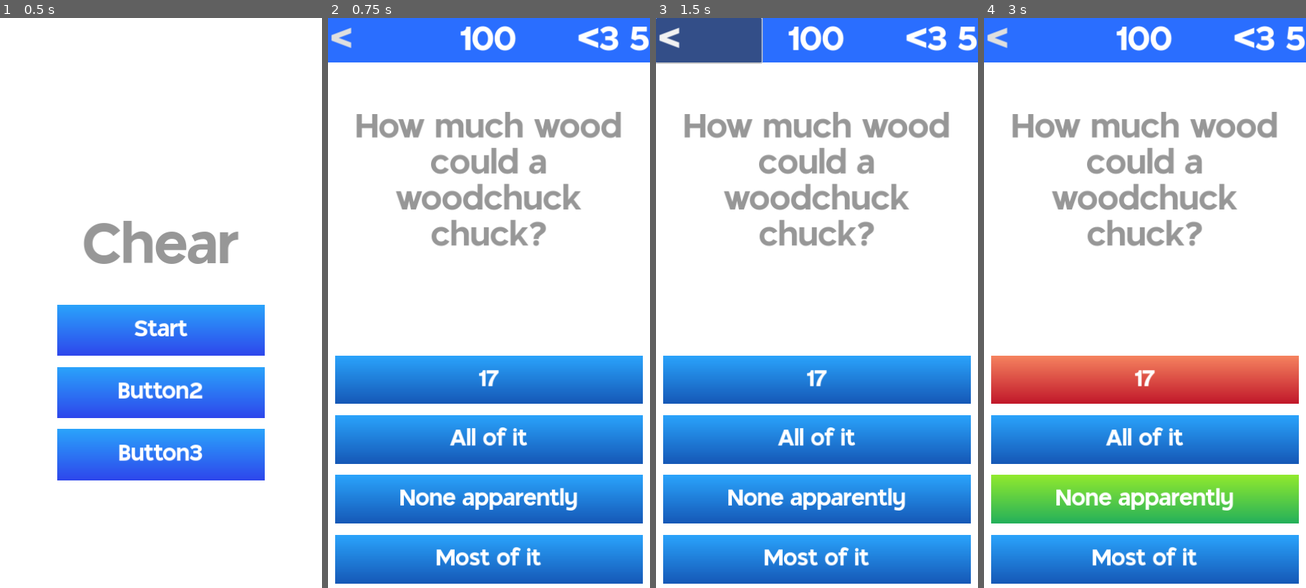
Above: before the commit, frames 1-4 (left to right).
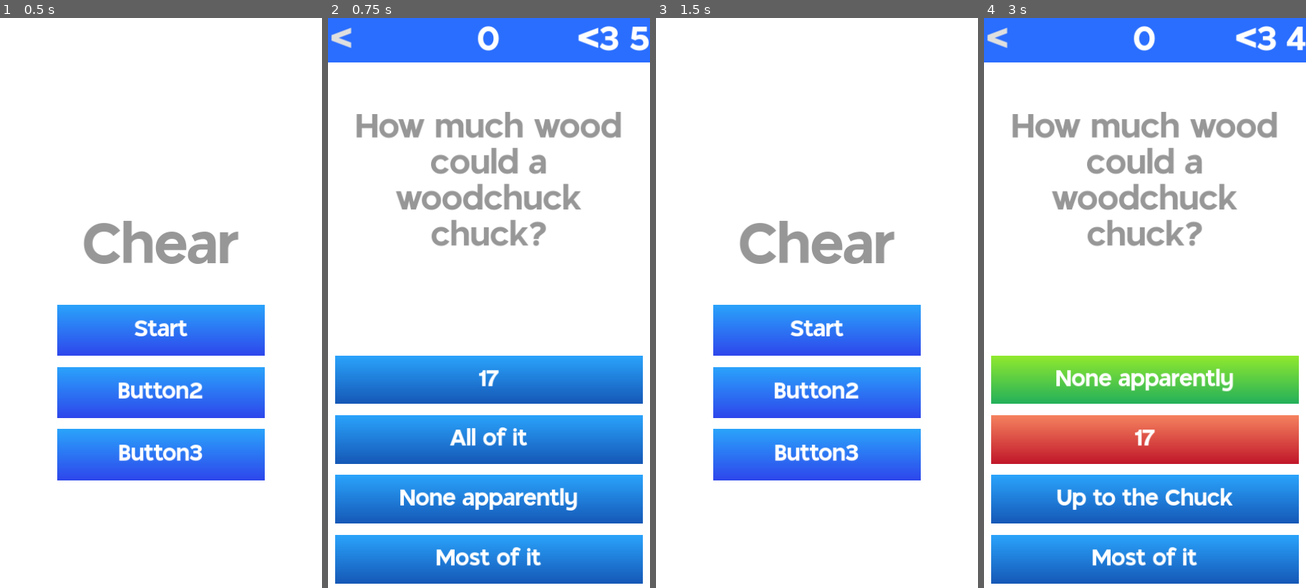
Above: after the commit, the same moments.

Repository: meteor0id1/cochlear
Game: Godot game, scene res://Scenes/Main Menu.tscn
The game is run twice, just before and just after one commit, with the same random seed, the same clock (stepped at 60 frames per second) and the same inputs.
Inputs (mouse positions are in pixels of both pictures, inside the frame that each line leads up to):
- Up to frame 1 (0.5 s): no input
- Up to frame 2 (0.75 s): click "Start" at 0.5 s
- Up to frame 3 (1.5 s): click "<" at 1.25 s
- Up to frame 4 (3 s): click (1145, 331) at 2 s, where only the run after the commit has a clickable "Start"; click "17" at 2.75 s

Frame 1 is identical in both runs. In frame 2, 0.5% of the frame differs, in the area x 41-59%, y 1-6%; in frame 3, 51%, in the area x 0-100%, y 0-100%; in frame 4, 25%.

Commit message:
lives

Diff:
--- a/Scenes/AnswerButtons.gd
+++ b/Scenes/AnswerButtons.gd
@@ -24,6 +24,5 @@
 
 
 func show_answer(answer_picked, right_answer):
-	print("hello")
 	get_node(buttons[answer_picked]).texture_normal = incorrect_button_texture
 	get_node(buttons[right_answer]).texture_normal = correct_button_texture
--- a/Scenes/Game.gd
+++ b/Scenes/Game.gd
@@ -3,6 +3,7 @@
 signal update_button_texts(button_texts : Array)
 signal show_answer(answer_picked, right_answer)
 signal update_score(score : int)
+signal update_lives(lives : int)
 
 @onready var question_label = %QuestionLabel
 @onready var question_end_timer = $QuestionEndTimer
@@ -12,12 +13,14 @@
 var question_dict = JSON.parse_string(json_as_text)
 
 var score : int = 0
+var lives : int = 5
 var current_question : int
 var right_answer_button : int
 var question_debounce : bool = false
 
 # Called when the node enters the scene tree for the first time.
 func _ready():
+	update_score.emit(score)
 	pick_new_question()
 
 func pick_new_question():
@@ -51,8 +54,12 @@
 	if not question_debounce:
 		if choice == right_answer_button:
 			print("correct")
+			score += 10
+			update_score.emit(score)
 		else:
 			print("incorrect")
+			lives -= 1
+			update_lives.emit(lives)
 
 		question_debounce = true
 		question_end_timer.start()
--- a/Scenes/Game.tscn
+++ b/Scenes/Game.tscn
@@ -191,9 +191,12 @@
 
 [connection signal="show_answer" from="." to="AnswerButtons" method="show_answer"]
 [connection signal="update_button_texts" from="." to="AnswerButtons" method="_update_button_texts"]
+[connection signal="update_lives" from="." to="Header" method="_on_game_update_lives"]
+[connection signal="update_score" from="." to="Header" method="_on_game_update_score"]
 [connection signal="answer_button_pressed" from="AnswerButtons" to="." method="on_question_answered"]
 [connection signal="pressed" from="AnswerButtons/Button1" to="AnswerButtons" method="_on_button_1_pressed"]
 [connection signal="pressed" from="AnswerButtons/Button2" to="AnswerButtons" method="_on_button_2_pressed"]
 [connection signal="pressed" from="AnswerButtons/Button3" to="AnswerButtons" method="_on_button_3_pressed"]
 [connection signal="pressed" from="AnswerButtons/Button4" to="AnswerButtons" method="_on_button_4_pressed"]
+[connection signal="pressed" from="Header/HBoxContainer/BackButton" to="Header" method="_on_back_button_pressed"]
 [connection signal="timeout" from="QuestionEndTimer" to="." method="_on_question_end_timer_timeout"]
--- a/Scenes/Header.gd
+++ b/Scenes/Header.gd
@@ -1 +1,14 @@
 extends PanelContainer
+
+@onready var back_button = $HBoxContainer/BackButton
+@onready var score_label = $HBoxContainer/ScoreLabel
+@onready var lives_label = $HBoxContainer/LivesLabel
+
+func _on_back_button_pressed():
+	get_tree().change_scene_to_file("res://Scenes/Main Menu.tscn")
+
+func _on_game_update_score(score):
+	score_label.text = str(score)
+
+func _on_game_update_lives(lives):
+	lives_label.text = "<3 " + str(lives)
